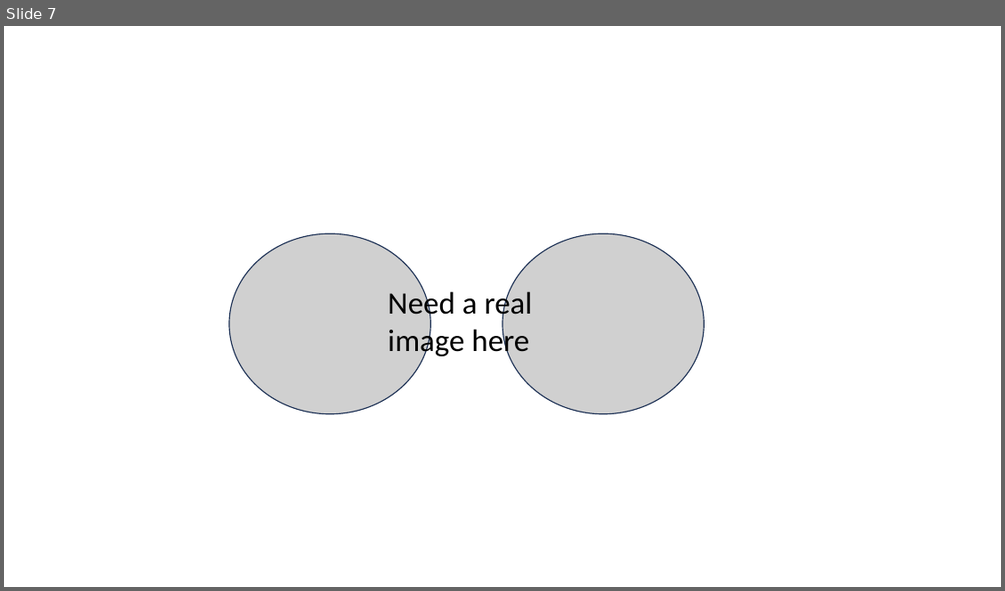
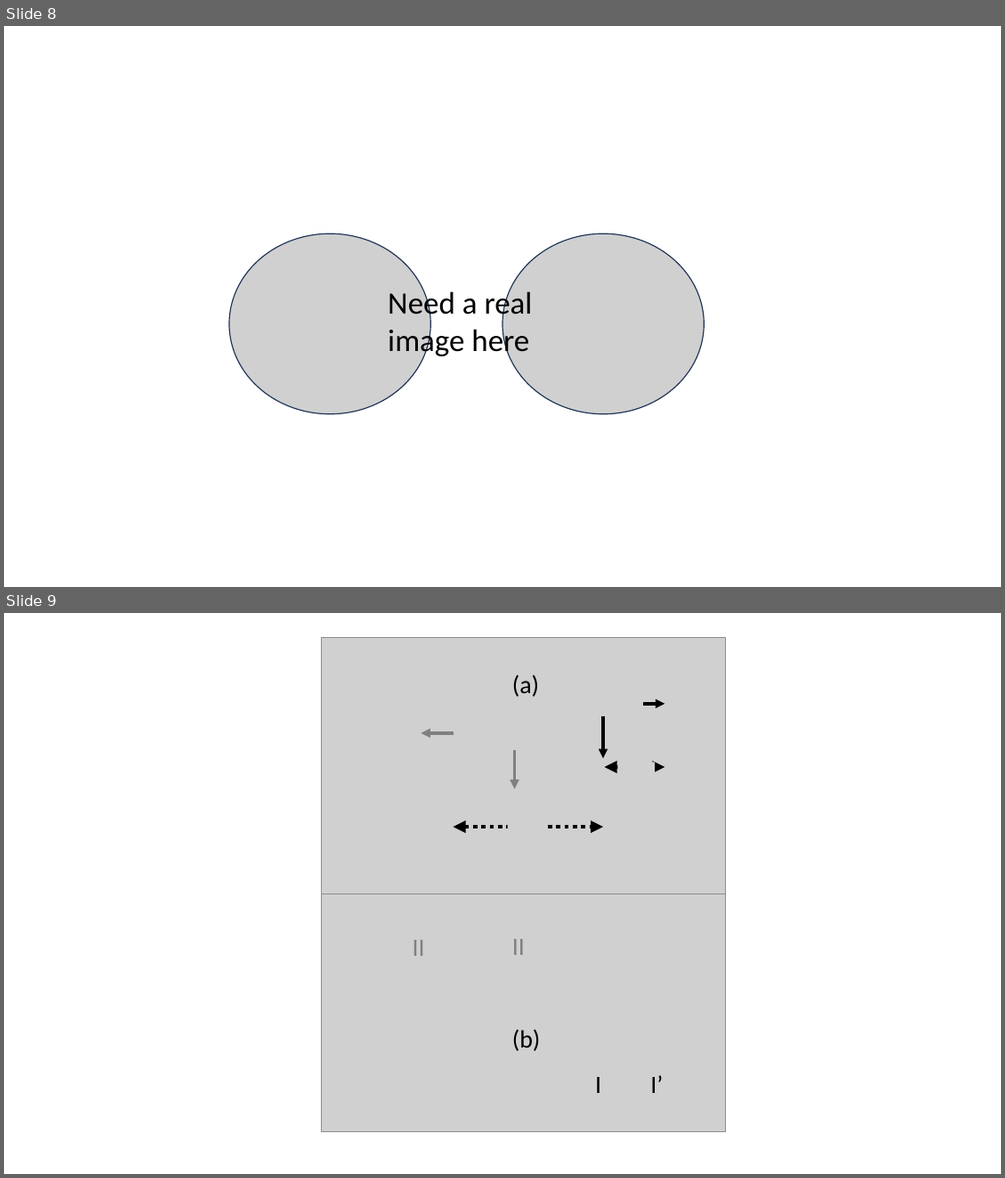
Before and after one commit to upschemistry/icecontinuum, a slide deck: nesh/graphics.pptx. Shown one above the other, each under a label of ours: slide 7 before the commit, slides 8 and 9 after it. The pictures are 1005x591 and 1005x1178 pixels, drawn with LibreOffice and Linux fonts; fonts in the diff are those of the drawing; grey boxes stand for pictures. Boxes give left, top, right and bottom in pixels: in the first picture for what was removed or moved away, otherwise in the second. Text is boxed around its words. In the diff, an @@ line names an element or a change of style, - is before the commit and + after.

```diff
--- a/nesh/graphics.pptx
+++ b/nesh/graphics.pptx
@@ slide 9 added at box(4, 613, 1001, 1174), background #FFFFFF @@
@@ picture added at box(321, 637, 726, 896) @@
@@ text added at box(512, 674, 539, 697), 24 pt, text #000000 @@
+(a)
@@ picture added at box(534, 685, 662, 722) @@
@@ picture added at box(453, 713, 582, 750) @@
@@ arrow added from (603, 716) to (603, 758), #000000 3 pt @@
@@ arrow added from (643, 704) to (665, 704), #000000 3 pt @@
@@ arrow added from (454, 733) to (421, 733), #808080 3 pt @@
@@ arrow added from (515, 751) to (515, 788), #808080 3 pt @@
@@ double arrow added from (605, 767) to (665, 767), #000000 4 pt dashed @@
@@ picture added at box(618, 762, 655, 799) @@
@@ picture added at box(507, 824, 544, 861) @@
@@ double arrow added from (453, 827) to (603, 827), #000000 4 pt dashed @@
@@ picture added at box(321, 893, 726, 1132) @@
@@ text added at box(413, 940, 425, 956), 24 pt, text #808080 @@
+II
@@ text added at box(512, 939, 525, 955), 24 pt, text #808080 @@
+II
@@ text added at box(512, 1029, 541, 1051), 24 pt, text #000000 @@
+(b)
@@ text added at box(595, 1077, 601, 1093), 24 pt, text #000000 @@
+I
@@ text added at box(650, 1075, 663, 1093), 24 pt, text #000000 @@
+I’
@@ what was slide 7 is now slide 8 @@
```
Also in this commit, not shown: 1 other slide added, 3 other files.
